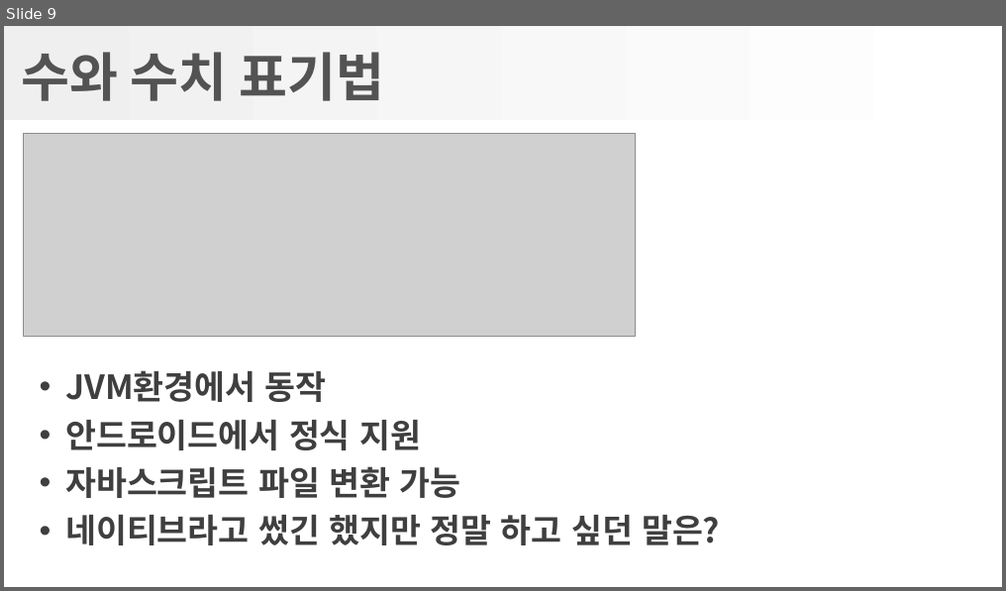
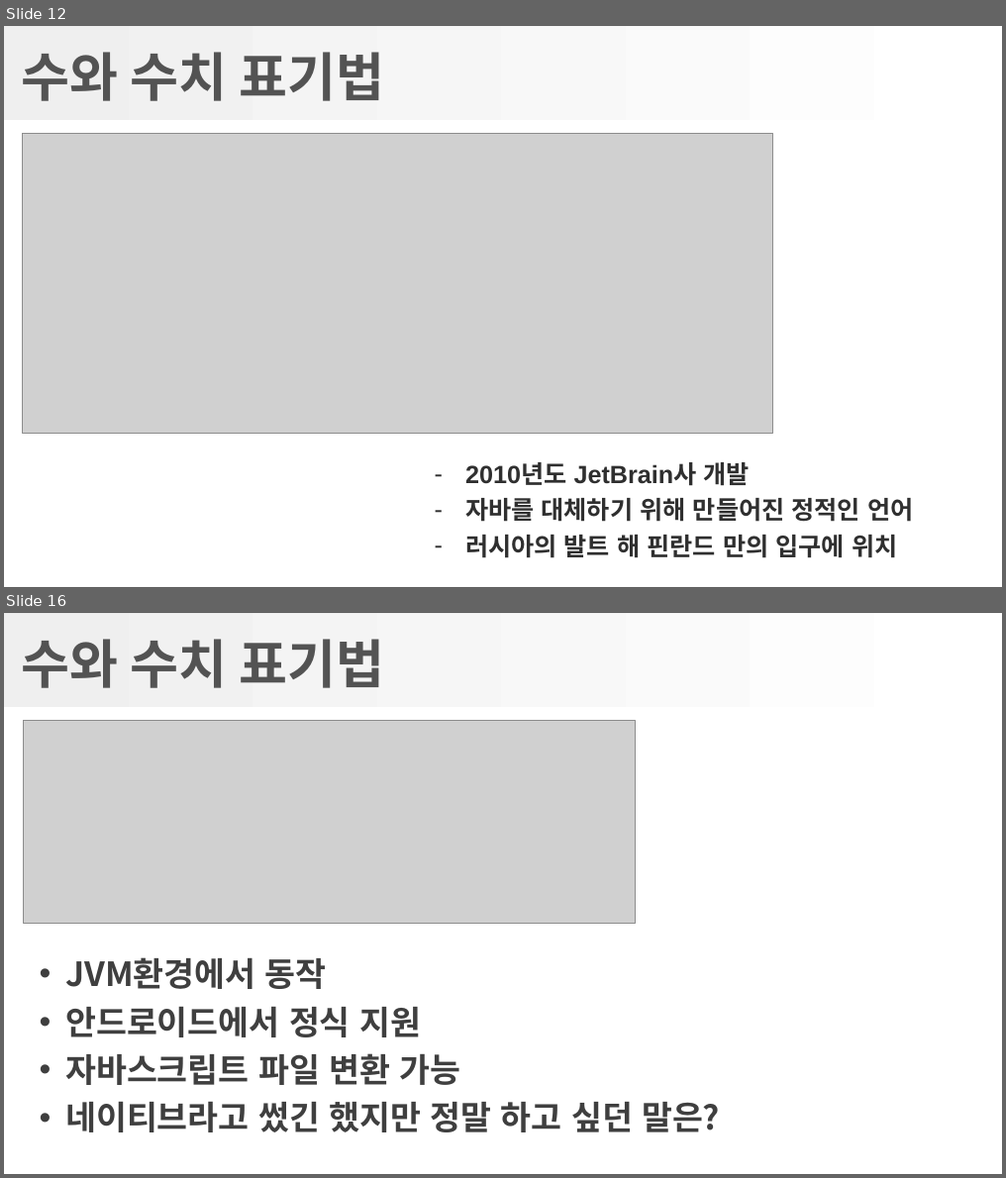
Before and after one commit to gatherKnowledge/Presentation, a slide deck: Kotlin/Kotlin.pptx. Shown one above the other, each under a label of ours: slide 9 before the commit, slides 12 and 16 after it; the slides between them are not shown. The pictures are 1006x591 and 1006x1178 pixels, drawn with LibreOffice and Linux fonts; fonts in the diff are those of the drawing; grey boxes stand for pictures; background and template pictures are left out. Boxes give left, top, right and bottom in pixels: in the first picture for what was removed or moved away, otherwise in the second. Text is boxed around its words. In the diff, an @@ line names an element or a change of style, - is before the commit and + after.

```diff
--- a/Kotlin/Kotlin.pptx
+++ b/Kotlin/Kotlin.pptx
@@ slide 12 added at bbox=[4, 26, 1002, 587], background #FFFFFF; not listed: 1 template element that a slide beside it also shows @@
@@ title added at bbox=[21, 52, 384, 101], 38 pt, text #535353, bold @@
+수와 수치 표기법
@@ picture added at bbox=[22, 134, 772, 434] @@
@@ text added at bbox=[465, 463, 913, 559], 18 pt, text #2F2F2F, bold @@
+– 2010년도 JetBrain사 개발
+– 자바를 대체하기 위해 만들어진 정적인 언어
+– 러시아의 발트 해 핀란드 만의 입구에 위치
@@ what was slide 9 is now slide 16 @@
```
Also in this commit, not shown: 7 slides changed, 10 other slides added, 2 slides removed, 1 other file.
